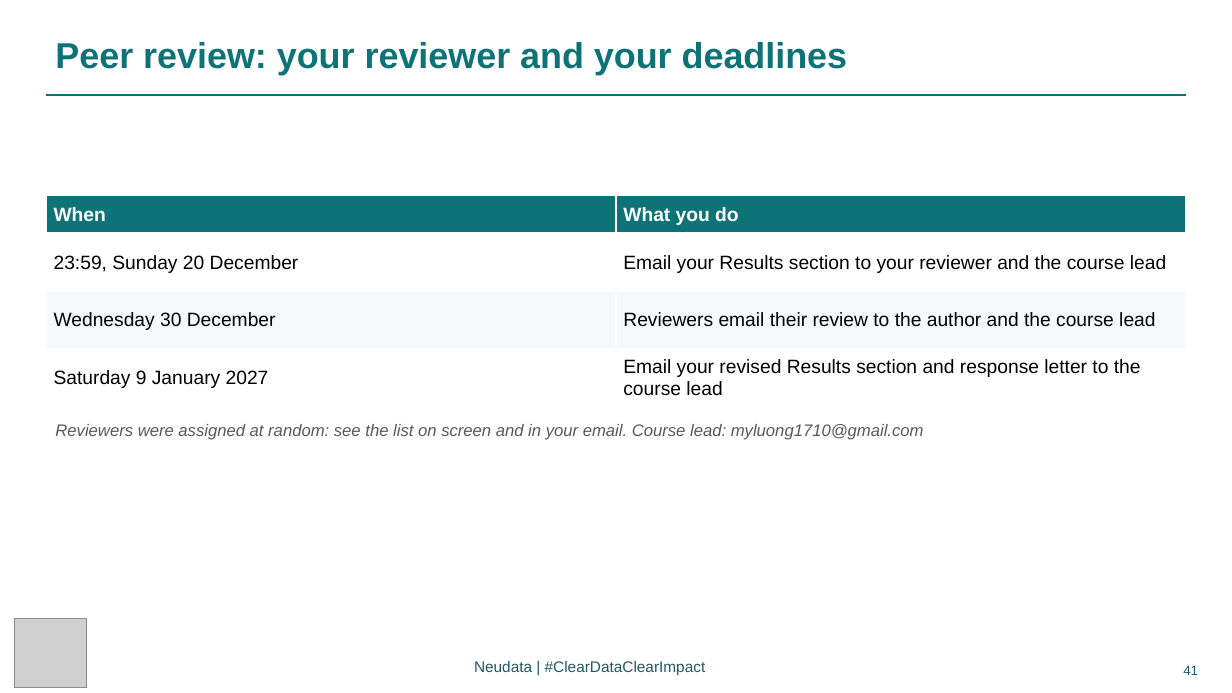
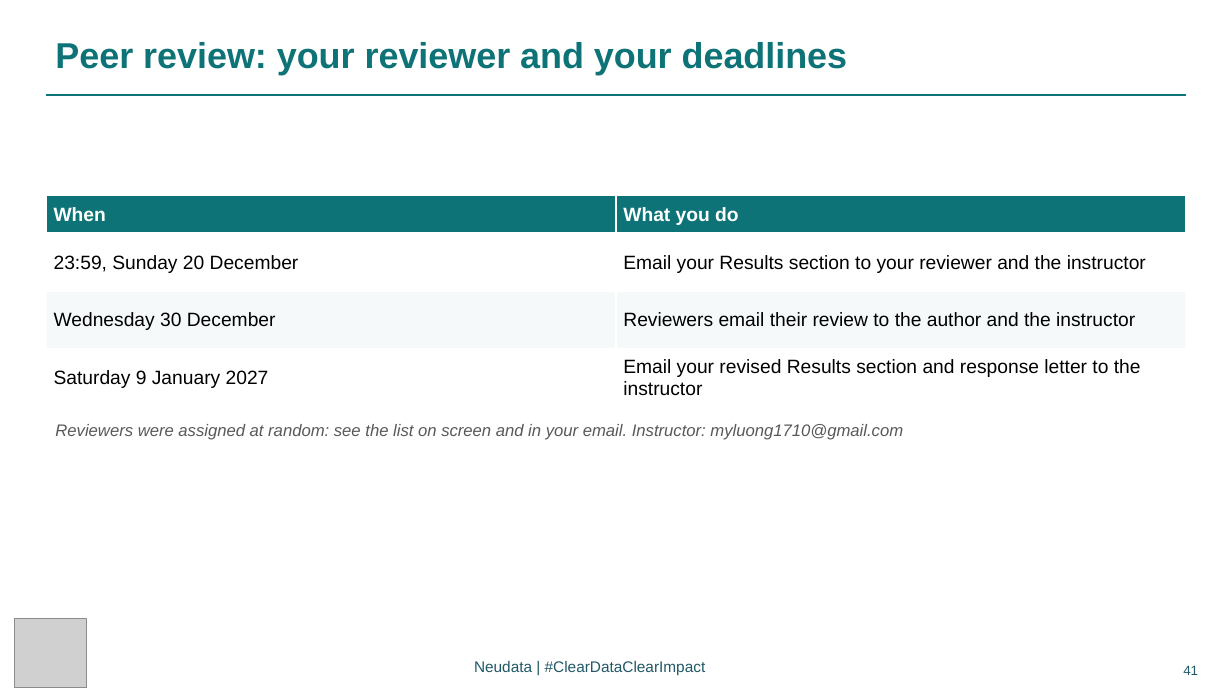
Before and after one commit to neu-data/FoundationsofClinicalResearch, a slide deck: slide 41 of en/files/slides/Session_7_EN.pptx. Drawn at 1232x693 pixels with LibreOffice and Linux fonts; fonts in the diff are those of the drawing; grey boxes stand for pictures. Boxes give left, top, right and bottom in pixels: in the first picture for what was removed or moved away, otherwise in the second. Text is boxed around its words. In the diff, an @@ line names an element or a change of style, - is before the commit and + after.

Commit message:
Rebuild: instructor wording in English, rubric and proposal brief follow-up

```diff
--- a/en/files/slides/Session_7_EN.pptx
+++ b/en/files/slides/Session_7_EN.pptx
@@ table at (x1=46, y1=196, x2=1187, y2=407) @@
-row 2, column 2: Email your Results section to your reviewer and the course lead
+row 2, column 2: Email your Results section to your reviewer and the instructor
-row 3, column 2: Reviewers email their review to the author and the course lead
+row 3, column 2: Reviewers email their review to the author and the instructor
-row 4, column 2: Email your revised Results section and response letter to the course lead
+row 4, column 2: Email your revised Results section and response letter to the instructor
@@ text at (x1=55, y1=424, x2=903, y2=440): text changed @@
-Reviewers were assigned at random: see the list on screen and in your email. Course lead: myluong1710@gmail.com
+Reviewers were assigned at random: see the list on screen and in your email. Instructor: myluong1710@gmail.com
```
Also in this commit, not shown: 37 other files.
